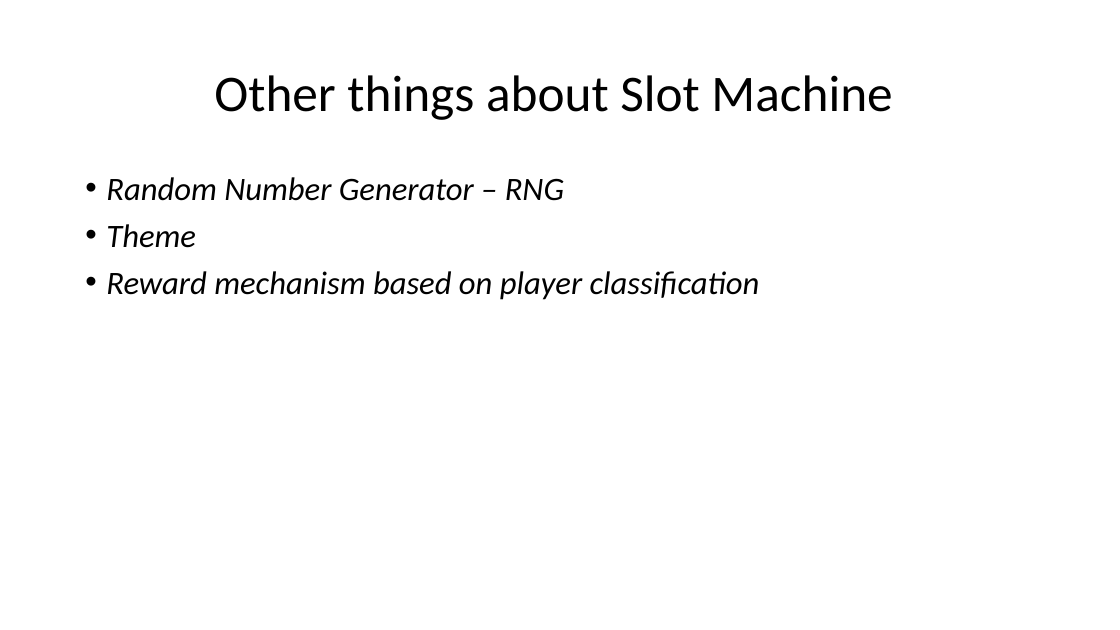
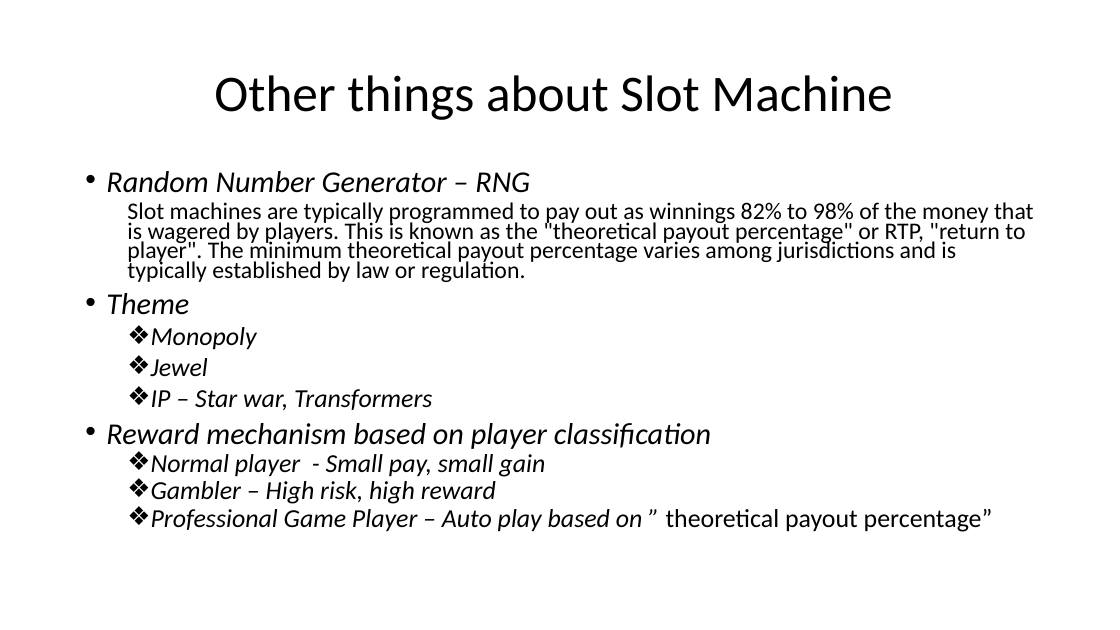
Before and after one commit to weilingxie/helloaderantslotmachine, a slide deck: slide 8 of helloaderant-WilliamXie.pptx. Drawn at 1120x630 pixels with LibreOffice and Linux fonts; fonts in the diff are those of the drawing. Boxes give left, top, right and bottom in pixels: in the first picture for what was removed or moved away, otherwise in the second. Text is boxed around its words. In the diff, an @@ line names an element or a change of style, - is before the commit and + after.

Commit message:
doc thing

```diff
--- a/helloaderant-WilliamXie.pptx
+++ b/helloaderant-WilliamXie.pptx
@@ text at (106, 171, 711, 449): size 28 to 25.9 pt in "Random Number Generator – RNG", "Theme", "Reward mechanism based on player classification"; line spacing 0.9 to 0.7 @@
@@ text at (127, 202, 1034, 282): paragraph added @@
+  Slot machines are typically programmed to pay out as winnings 82% to 98% of the money that is wagered by players. This is known as the "theoretical payout percentage" or RTP, "return to player". The minimum theoretical payout percentage varies among jurisdictions and is typically established by law or regulation.
@@ text at (151, 327, 432, 410): paragraphs added @@
+  ❖ Monopoly
+  ❖ Jewel
+  ❖ IP – Star war, Transformers
@@ text at (151, 454, 993, 532): paragraphs added @@
+  ❖ Normal player - Small pay, small gain
+  ❖ Gambler – High risk, high reward
+  ❖ Professional Game Player – Auto play based on ” theoretical payout percentage”
```
Also in this commit, not shown: 2 other slides changed, 1 other file.
